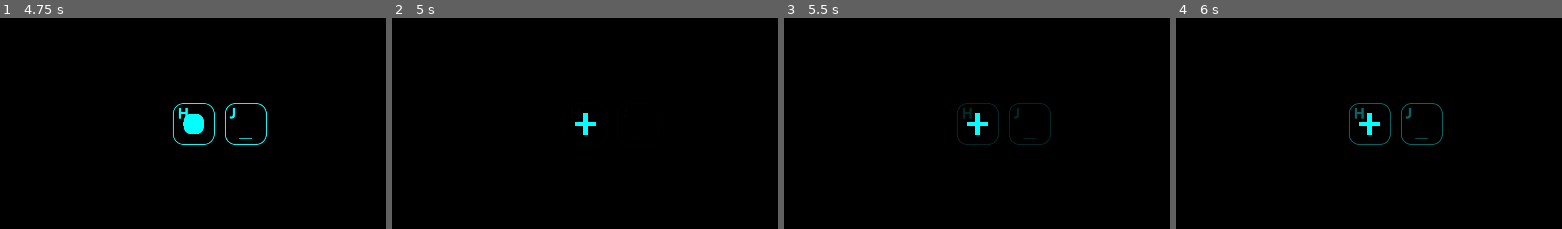
Above: before the commit, frames 1-4 (left to right).
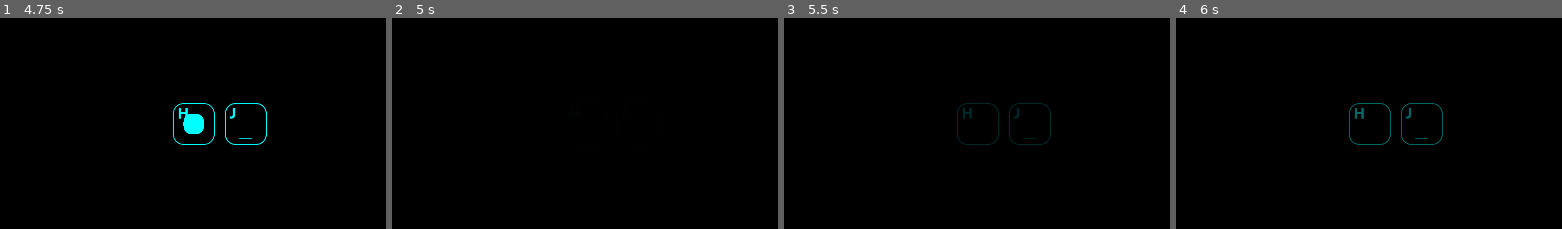
Above: after the commit, the same moments.

Repository: hedgemandan/2025-InfinityJam
Game: Godot game, scene res://Scenes/main_scene.tscn
The game is run twice, just before and just after one commit, with the same random seed, the same clock (stepped at 60 frames per second) and the same inputs.
Inputs:
- Up to frame 1 (4.75 s): tap Enter at 0.5, 2.75 s; tap 0 at 0.6, 2.1, 3.6 s; tap Space at 0.77, 1.52, 2, 3.02, 3.77, 4.52 s; tap 9 at 1.35, 2.85, 4.35 s
- Up to frame 2 (5 s): no input
- Up to frame 3 (5.5 s): tap 0 at 5.1 s
- Up to frame 4 (6 s): tap Space at 5.75 s; tap 9 at 5.85 s
The pictures show only the part of the screen within x 21-71%, y 25-75%; the shares and areas given below are measured in that part.

Frame 1 is identical in both runs. In frame 2, 0.2% of the frame differs, in the area x 47-53%, y 45-56%; in frame 3, 0.2%; in frame 4, 0.2%.

Commit message:
buttoin fixes

Diff:
--- a/2_Project/RhythmQWERTY/Scenes/button.tscn
+++ b/2_Project/RhythmQWERTY/Scenes/button.tscn
@@ -58,6 +58,30 @@
 "transitions": PackedFloat32Array(1),
 "update": 0,
 "values": [Color(1, 1, 1, 0)]
+}
+tracks/4/type = "value"
+tracks/4/imported = false
+tracks/4/enabled = true
+tracks/4/path = NodePath("Skeleton2D/Fill/RectangleV:visible")
+tracks/4/interp = 1
+tracks/4/loop_wrap = true
+tracks/4/keys = {
+"times": PackedFloat32Array(0),
+"transitions": PackedFloat32Array(1),
+"update": 1,
+"values": [false]
+}
+tracks/5/type = "value"
+tracks/5/imported = false
+tracks/5/enabled = true
+tracks/5/path = NodePath("Skeleton2D/Fill/RectangleH:visible")
+tracks/5/interp = 1
+tracks/5/loop_wrap = true
+tracks/5/keys = {
+"times": PackedFloat32Array(0),
+"transitions": PackedFloat32Array(1),
+"update": 1,
+"values": [false]
 }
 
 [sub_resource type="Animation" id="Animation_nrk2b"]
--- a/2_Project/RhythmQWERTY/Scenes/button_withBump.tscn
+++ b/2_Project/RhythmQWERTY/Scenes/button_withBump.tscn
@@ -47,6 +47,30 @@
 "transitions": PackedFloat32Array(1),
 "update": 0,
 "values": [Color(1, 1, 1, 1)]
+}
+tracks/3/type = "value"
+tracks/3/imported = false
+tracks/3/enabled = true
+tracks/3/path = NodePath("Skeleton2D/Fill/RectangleV:visible")
+tracks/3/interp = 1
+tracks/3/loop_wrap = true
+tracks/3/keys = {
+"times": PackedFloat32Array(0),
+"transitions": PackedFloat32Array(1),
+"update": 1,
+"values": [false]
+}
+tracks/4/type = "value"
+tracks/4/imported = false
+tracks/4/enabled = true
+tracks/4/path = NodePath("Skeleton2D/Fill/RectangleH:visible")
+tracks/4/interp = 1
+tracks/4/loop_wrap = true
+tracks/4/keys = {
+"times": PackedFloat32Array(0),
+"transitions": PackedFloat32Array(1),
+"update": 1,
+"values": [false]
 }
 
 [sub_resource type="Animation" id="Animation_nrk2b"]
